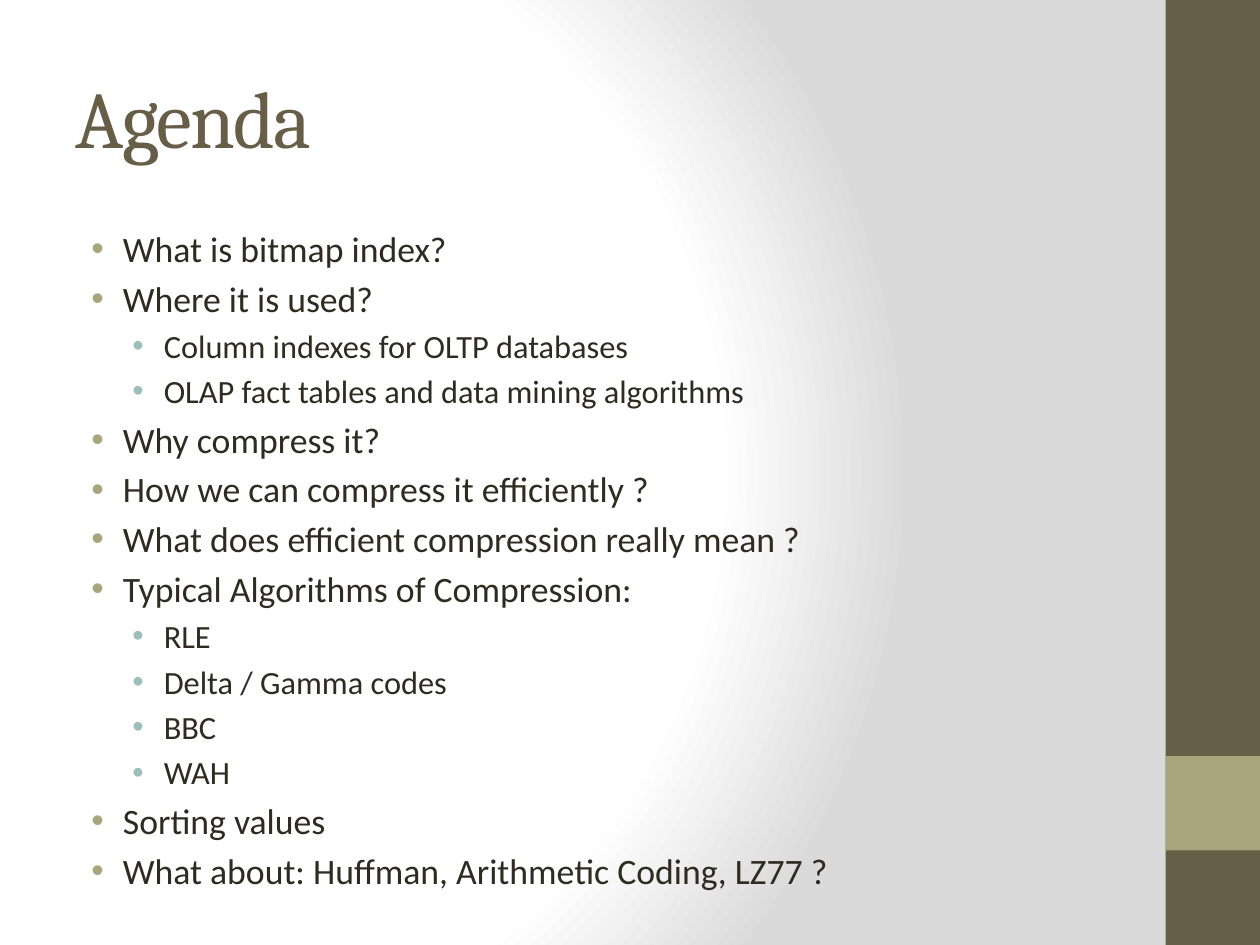
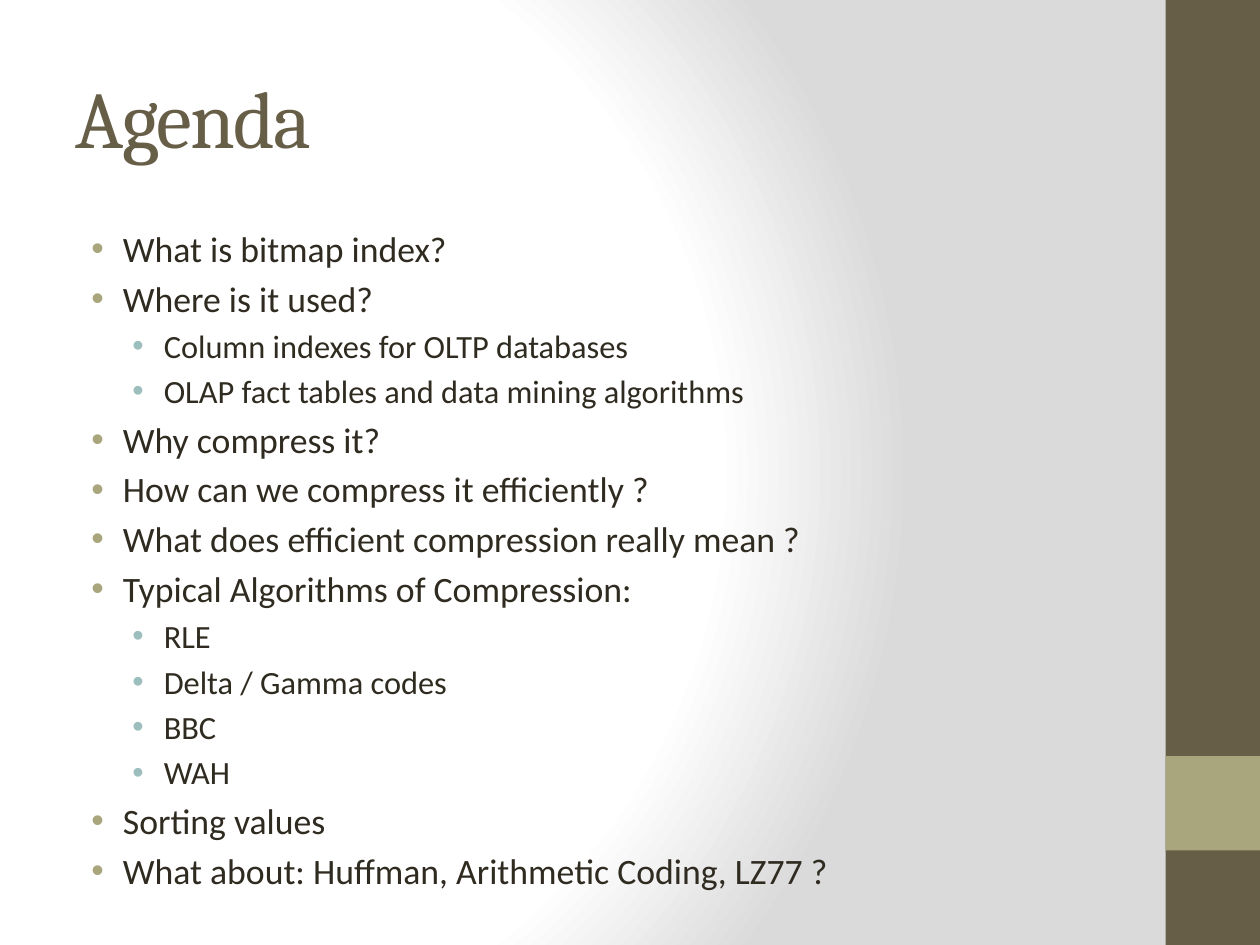
Before and after one commit to Dzess/DMARF, a slide deck: slide 2 of presentation/bitmap-compression/bitmap-index-compression.pptx. Drawn at 1260x945 pixels with LibreOffice and Linux fonts; fonts in the diff are those of the drawing. Boxes give left, top, right and bottom in pixels: in the first picture for what was removed or moved away, otherwise in the second. Text is boxed around its words. In the diff, an @@ line names an element or a change of style, - is before the commit and + after.

```diff
--- a/presentation/bitmap-compression/bitmap-index-compression.pptx
+++ b/presentation/bitmap-compression/bitmap-index-compression.pptx
@@ text at [123,287,373,313]: text changed @@
-• Where it is used?
+• Where is it used?
@@ text at [123,477,624,508]: text changed @@
-• How we can compress it efficiently ?
+• How can we compress it efficiently ?
```
Also in this commit, not shown: 4 other slides changed, 1 slide added.
